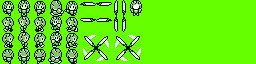
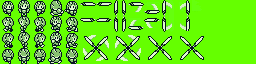
Before/after of a 256px x 64px layered artwork. What changed in the layer stack:
removed layer "Pasted Layer" over (128, 0, 144, 16)
painted on "Background" over (80, 0, 204, 60)
